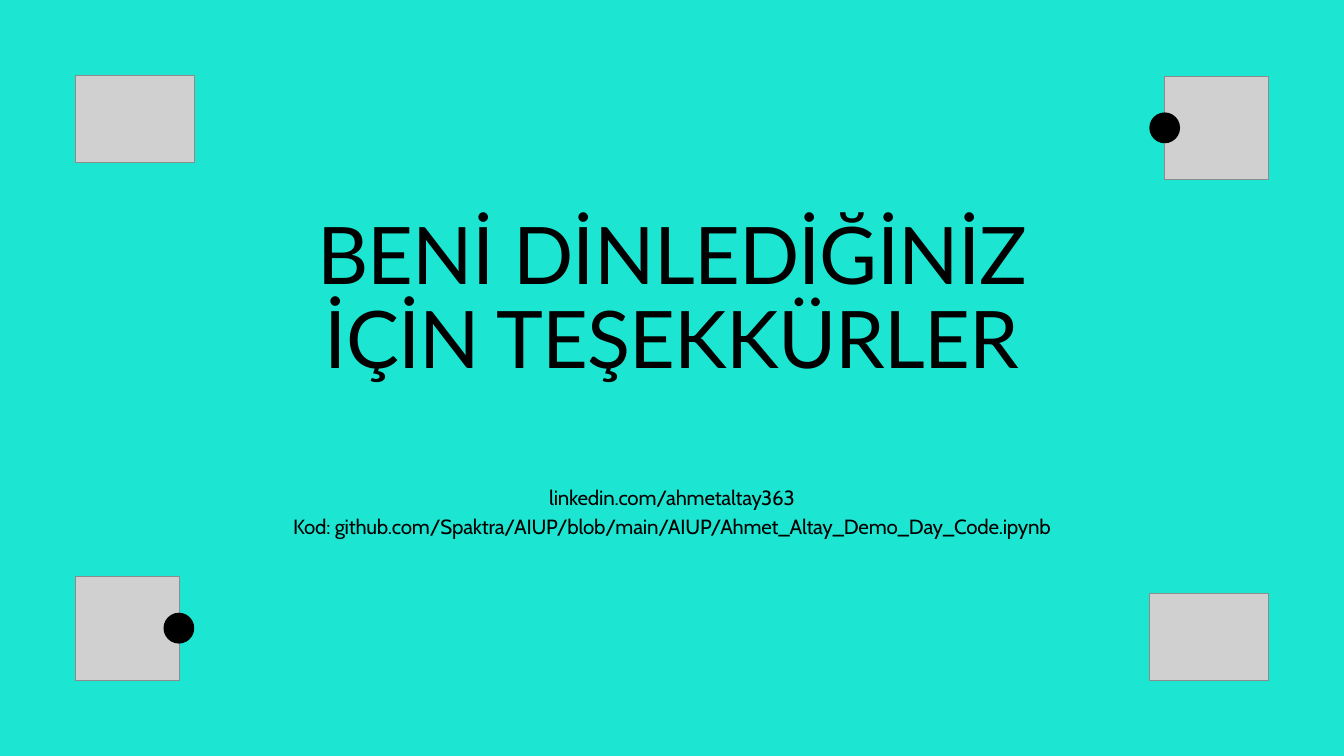
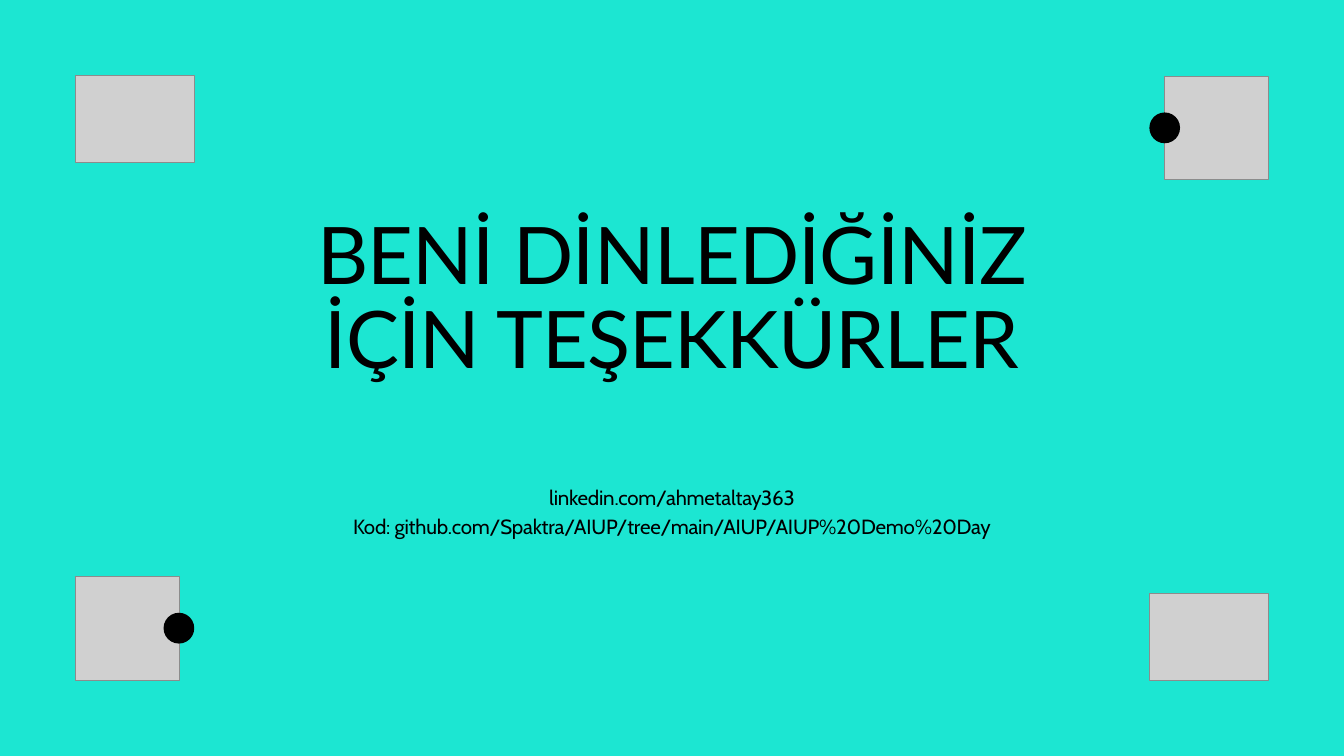
Before and after one commit to Spaktra/AIUP, a slide deck: slide 5 of AIUP/AIUP Demo Day/Ahmet Altay AIUP Demo Day.pptx. Drawn at 1344x756 pixels with LibreOffice and Linux fonts; fonts in the diff are those of the drawing; grey boxes stand for pictures. Boxes give left, top, right and bottom in pixels: in the first picture for what was removed or moved away, otherwise in the second. Text is boxed around its words. In the diff, an @@ line names an element or a change of style, - is before the commit and + after.

```diff
--- a/AIUP/AIUP Demo Day/Ahmet Altay AIUP Demo Day.pptx
+++ b/AIUP/AIUP Demo Day/Ahmet Altay AIUP Demo Day.pptx
@@ text at [353, 518, 991, 539]: text changed @@
-Kod: github.com/Spaktra/AIUP/blob/main/AIUP/Ahmet_Altay_Demo_Day_Code.ipynb
+Kod: github.com/Spaktra/AIUP/tree/main/AIUP/AIUP%20Demo%20Day
```
Also in this commit, not shown: 1 other slide changed.
